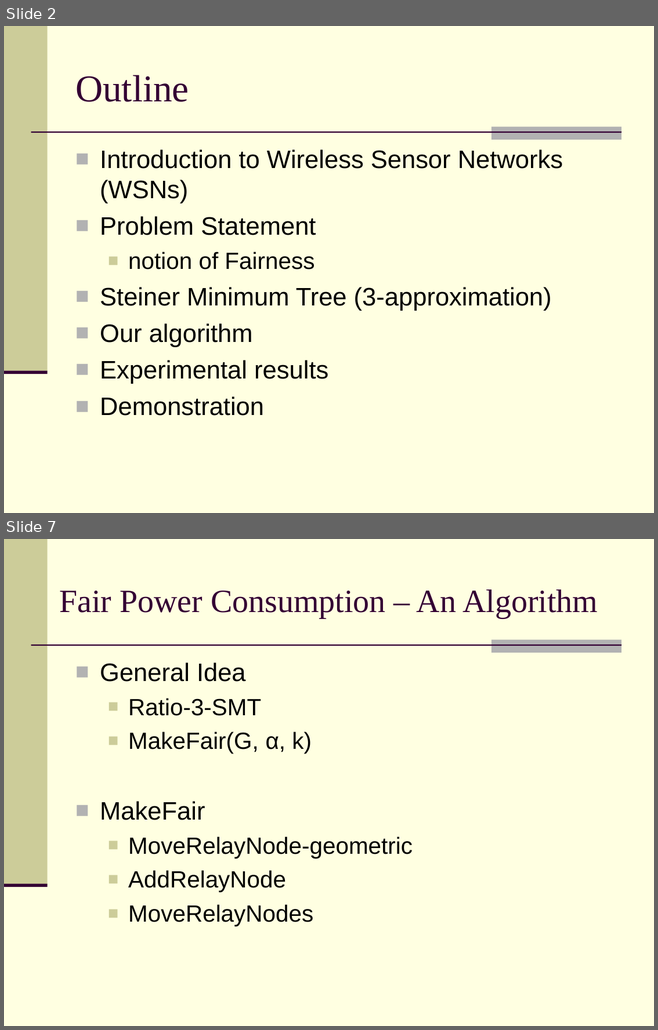
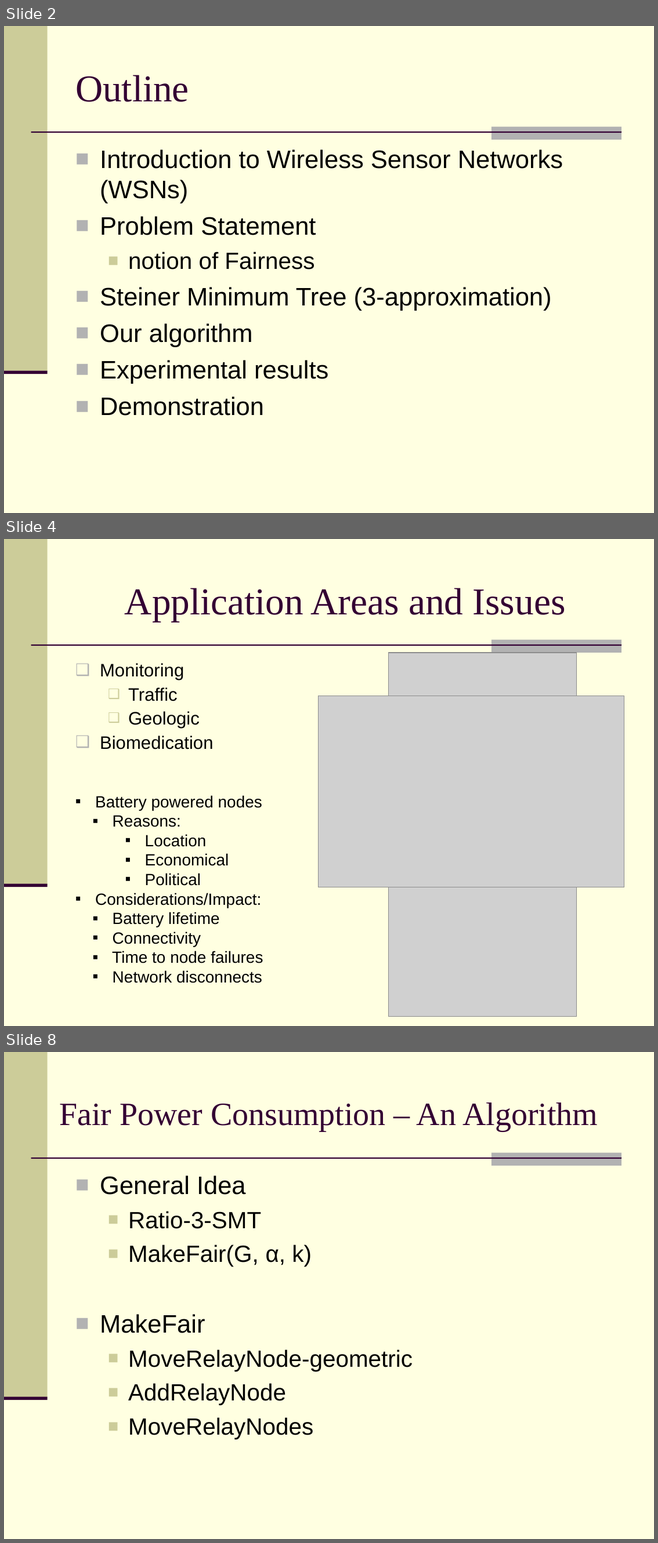
Before and after one commit to feltenberger/cmsc-641-fsmt, a slide deck: Paper/Presentation/Fair, Energy-aware Connectivity in Wireless Sensor Networks.ppt. Shown one above the other, each under a label of ours: slides 2 and 7 before the commit, slides 2, 4 and 8 after it; the slides between them are not shown. The pictures are 658x1030 and 658x1543 pixels, drawn with LibreOffice and Linux fonts; fonts in the diff are those of the drawing; grey boxes stand for pictures. Boxes give left, top, right and bottom in pixels: in the first picture for what was removed or moved away, otherwise in the second. Text is boxed around its words. In the diff, an @@ line names an element or a change of style, - is before the commit and + after.

```diff
--- a/Paper/Presentation/Fair, Energy-aware Connectivity in Wireless Sensor Networks.ppt
+++ b/Paper/Presentation/Fair, Energy-aware Connectivity in Wireless Sensor Networks.ppt
@@ slide 4 added at [4,539,654,1026], background #FFFFE1; not listed: 4 template elements that a slide beside it also shows @@
@@ title added at [125,588,565,621], 42 pt, text #330033 @@
+Application Areas and Issues
@@ picture added at [389,653,577,1016] @@
@@ text added at [100,663,213,750], 20 pt, text #000000 @@
+❑ Monitoring
+  ❑ Traffic
+  ❑ Geologic
+❑ Biomedication
@@ picture added at [318,696,623,888] @@
@@ text added at [95,795,263,983], 18 pt, text #000000 @@
+▪ Battery powered nodes
+  ▪ Reasons:
+    ▪ Location
+    ▪ Economical
+    ▪ Political
+▪ Considerations/Impact:
+  ▪ Battery lifetime
+  ▪ Connectivity
+  ▪ Time to node failures
+  ▪ Network disconnects
@@ what was slide 7 is now slide 8 @@
```
Also in this commit, not shown: 3 slides changed, 1 other slide added, 1 slide removed.
